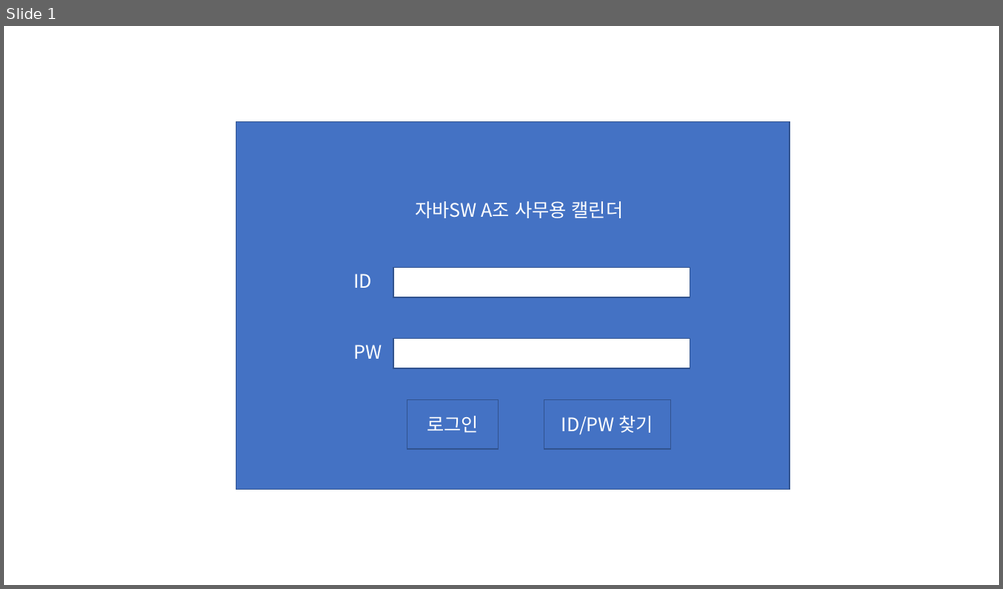
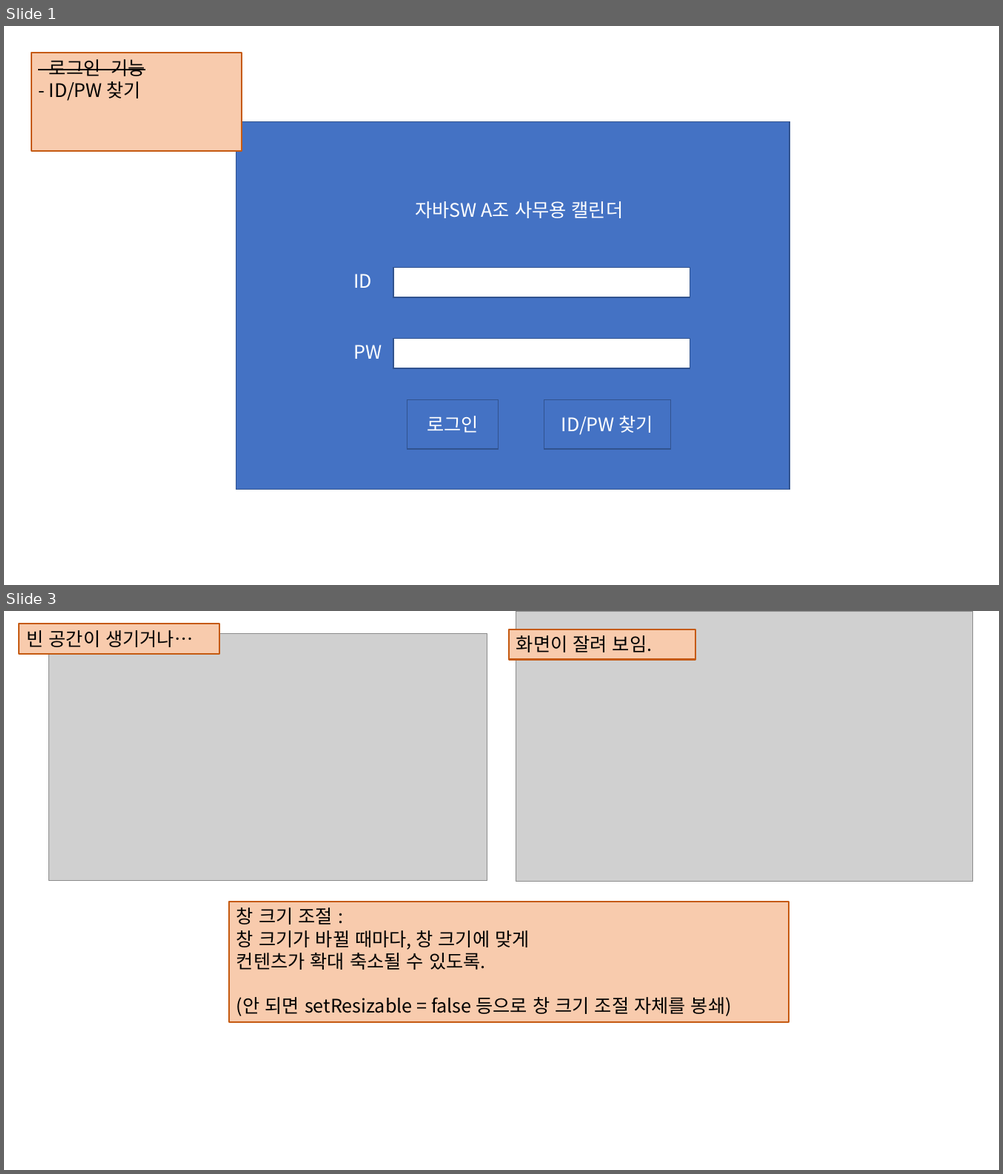
Before and after one commit to AtomicLiquors/java-calendar, a slide deck: 0.참고자료/지난 기획자료/(03.15)자바A조캘린더(수정-2).pptx. Shown one above the other, each under a label of ours: slide 1 before the commit, slides 1 and 3 after it; the slides between them are not shown. The pictures are 1003x589 and 1003x1174 pixels, drawn with LibreOffice and Linux fonts; fonts in the diff are those of the drawing; grey boxes stand for pictures. Boxes give left, top, right and bottom in pixels: in the first picture for what was removed or moved away, otherwise in the second. Text is boxed around its words. In the diff, an @@ line names an element or a change of style, - is before the commit and + after.

```diff
--- a/0.참고자료/지난 기획자료/(03.15)자바A조캘린더(수정-2).pptx
+++ b/0.참고자료/지난 기획자료/(03.15)자바A조캘린더(수정-2).pptx
@@ slide 3 added at [4, 611, 999, 1170], background #FFFFFF @@
@@ rectangle added at [19, 624, 219, 653], fill #F8CBAD, outline #C55A11 1.5 pt, 18 pt, text #000000 @@
+빈 공간이 생기거나…
@@ rectangle added at [509, 629, 695, 660], fill #F8CBAD, outline #C55A11 1.5 pt, 18 pt, text #000000 @@
+화면이 잘려 보임.
@@ picture added at [516, 611, 973, 881] @@
@@ picture added at [48, 633, 486, 880] @@
@@ text added at [481, 783, 566, 807], 18 pt, text #FFFFFF @@
+자바SW A조 사무용 캘린더
@@ rectangle added at [228, 901, 788, 1022], fill #F8CBAD, outline #C55A11 1.5 pt, 18 pt, text #000000 @@
+창 크기 조절 :
+창 크기가 바뀔 때마다, 창 크기에 맞게
+컨텐츠가 확대 축소될 수 있도록.
+(안 되면 setResizable = false 등으로 창 크기 조절 자체를 봉쇄)
@@ slide 1 changed as well @@
@@ rectangle added at [31, 53, 242, 150], fill #F8CBAD, outline #C55A11 1.5 pt, 18 pt, text #000000 @@
+- 로그인 기능
+- ID/PW 찾기
```
Also in this commit, not shown: 6 other slides changed, 1 other slide added, 1 slide removed, 4 other files.
